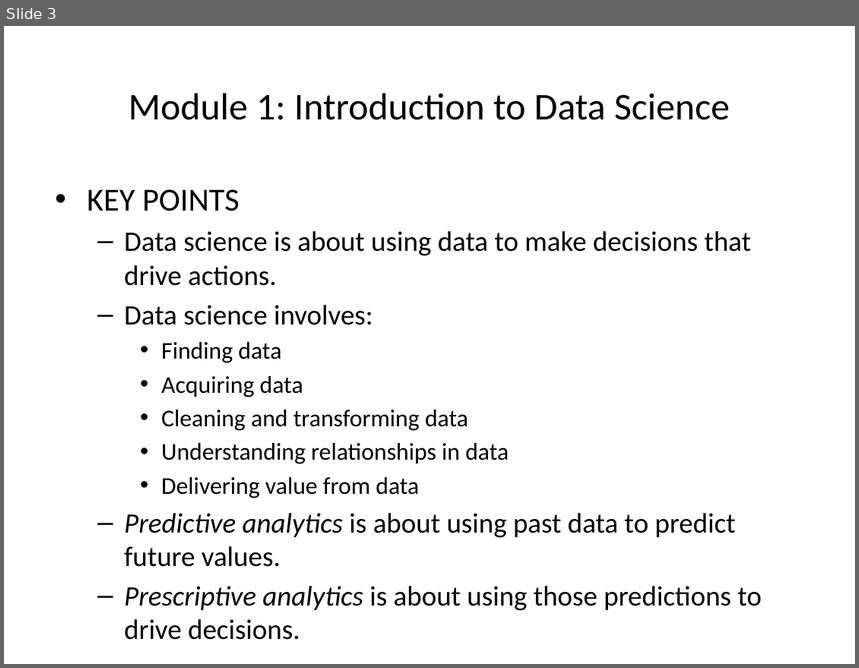
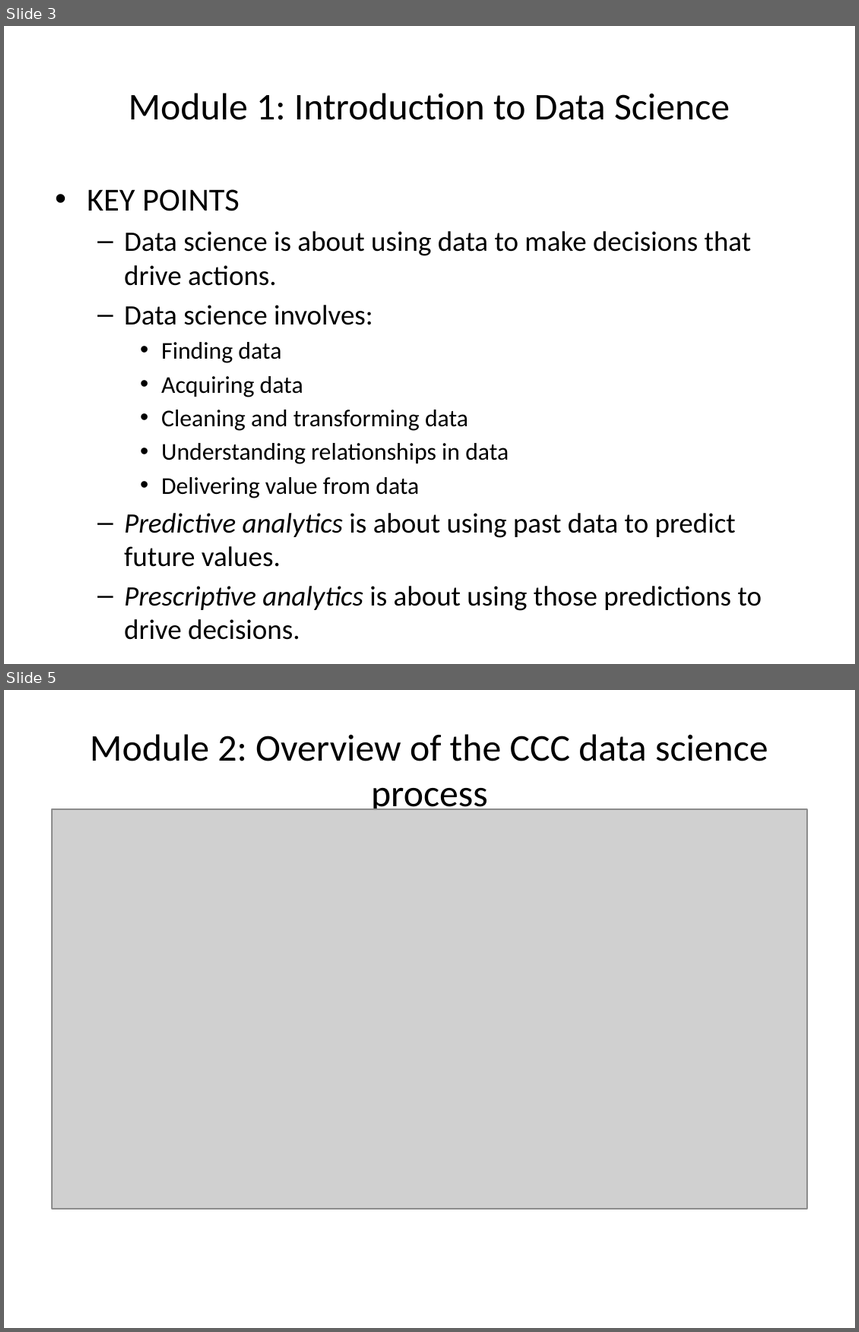
Before and after one commit to mmasloub/Microsoft--DAT203x-Data-Science-and-Machine-Learning-Essentials, a slide deck: Module 1.pptx. Shown one above the other, each under a label of ours: slide 3 before the commit, slides 3 and 5 after it; the slides between them are not shown. The pictures are 859x668 and 859x1332 pixels, drawn with LibreOffice and Linux fonts; fonts in the diff are those of the drawing; grey boxes stand for pictures. Boxes give left, top, right and bottom in pixels: in the first picture for what was removed or moved away, otherwise in the second. Text is boxed around its words. In the diff, an @@ line names an element or a change of style, - is before the commit and + after.

Commit message:
Module 1 - Chapter 2

```diff
--- a/Module 1.pptx
+++ b/Module 1.pptx
@@ slide 5 added at <box>4,690,855,1328</box>, background #FFFFFF @@
@@ title added at <box>90,734,769,815</box>, 32 pt, text #000000 @@
+Module 2: Overview of the CCC data science process
@@ picture added at <box>52,809,807,1209</box> @@
```
Also in this commit, not shown: 4 other slides added.
